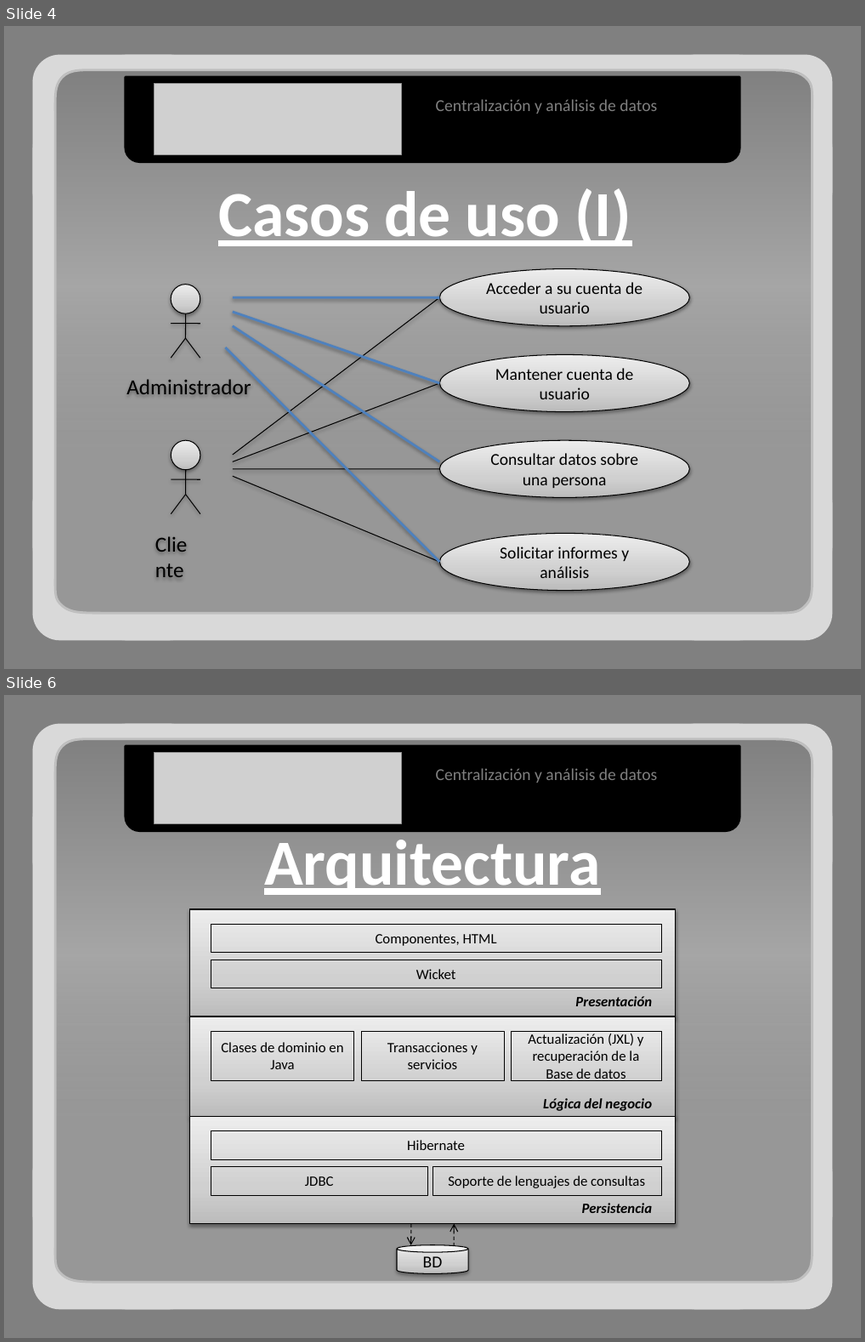
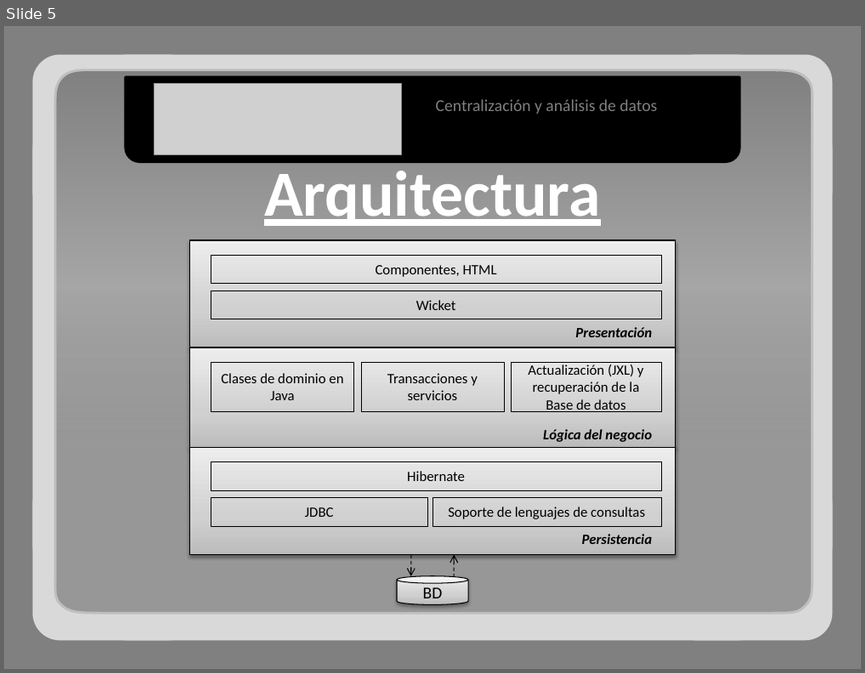
Before and after one commit to adrianachelotti/tallerdesarrollo1ero2011, a slide deck: Presentacion/Tecnica/Presentacion Tecnica.pptx. Shown one above the other, each under a label of ours: slides 4 and 6 before the commit, slide 5 after it; the slides between them are not shown. The pictures are 865x1342 and 865x673 pixels, drawn with LibreOffice and Linux fonts; fonts in the diff are those of the drawing; grey boxes stand for pictures. Boxes give left, top, right and bottom in pixels: in the first picture for what was removed or moved away, otherwise in the second. Text is boxed around its words. In the diff, an @@ line names an element or a change of style, - is before the commit and + after.

```diff
--- a/Presentacion/Tecnica/Presentacion Tecnica.pptx
+++ b/Presentacion/Tecnica/Presentacion Tecnica.pptx
@@ slide 4 removed at (4, 26, 861, 669), background #808080 @@
@@ freeform shape removed at (53, 68, 813, 612) @@
@@ round same rect removed at (126, 77, 740, 162) @@
@@ picture removed at (154, 84, 402, 154) @@
@@ text removed at (436, 99, 657, 114) @@
-Centralización y análisis de datos
@@ text removed at (218, 188, 631, 246) @@
-Casos de uso (I)
@@ ellipse removed at (439, 268, 689, 326) @@
-Acceder a su cuenta de usuario
@@ line removed from (439, 298) to (233, 454) @@
@@ line removed from (233, 298) to (439, 298) @@
@@ line removed from (233, 312) to (439, 383) @@
@@ line removed from (233, 326) to (439, 461) @@
@@ line removed from (225, 347) to (439, 562) @@
@@ ellipse removed at (439, 354, 689, 412) @@
-Mantener cuenta de usuario
@@ group removed at (126, 284, 250, 394): 4 lines, 1 ellipse, 1 text @@
-Administrador
@@ line removed from (439, 383) to (233, 461) @@
@@ ellipse removed at (439, 440, 689, 497) @@
-Consultar datos sobre una persona
@@ line removed from (233, 469) to (439, 469) @@
@@ line removed from (439, 562) to (233, 476) @@
@@ group removed at (32, 54, 833, 641): 5 rounded rectangles @@
@@ group removed at (147, 440, 201, 550): 4 lines, 1 ellipse, 1 text @@
-Cliente
@@ ellipse removed at (439, 533, 689, 590) @@
-Solicitar informes y análisis
@@ what was slide 6 is now slide 5 @@
```
Also in this commit, not shown: 10 slides changed, 1 other slide removed, 1 other file.
